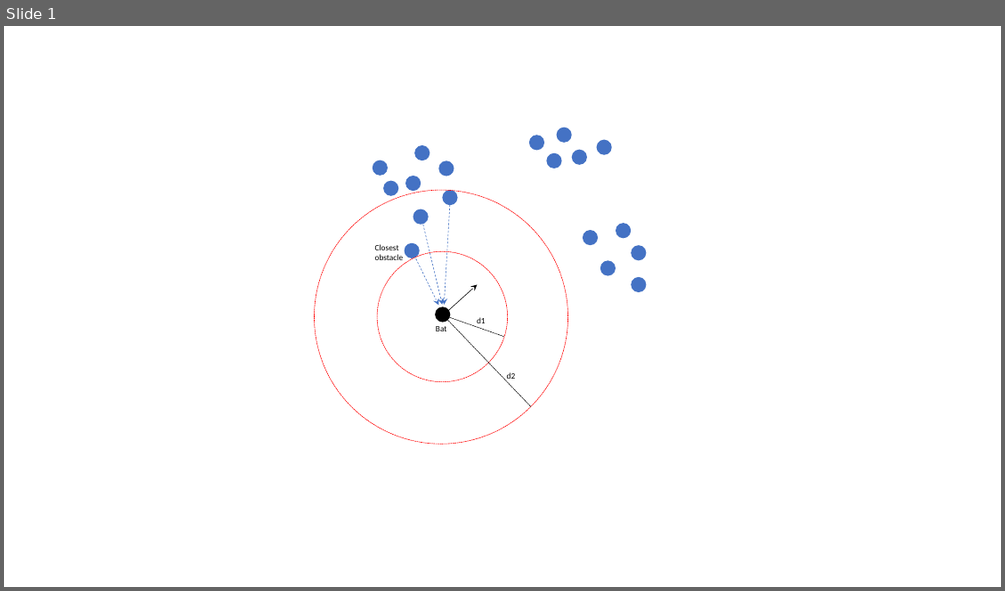
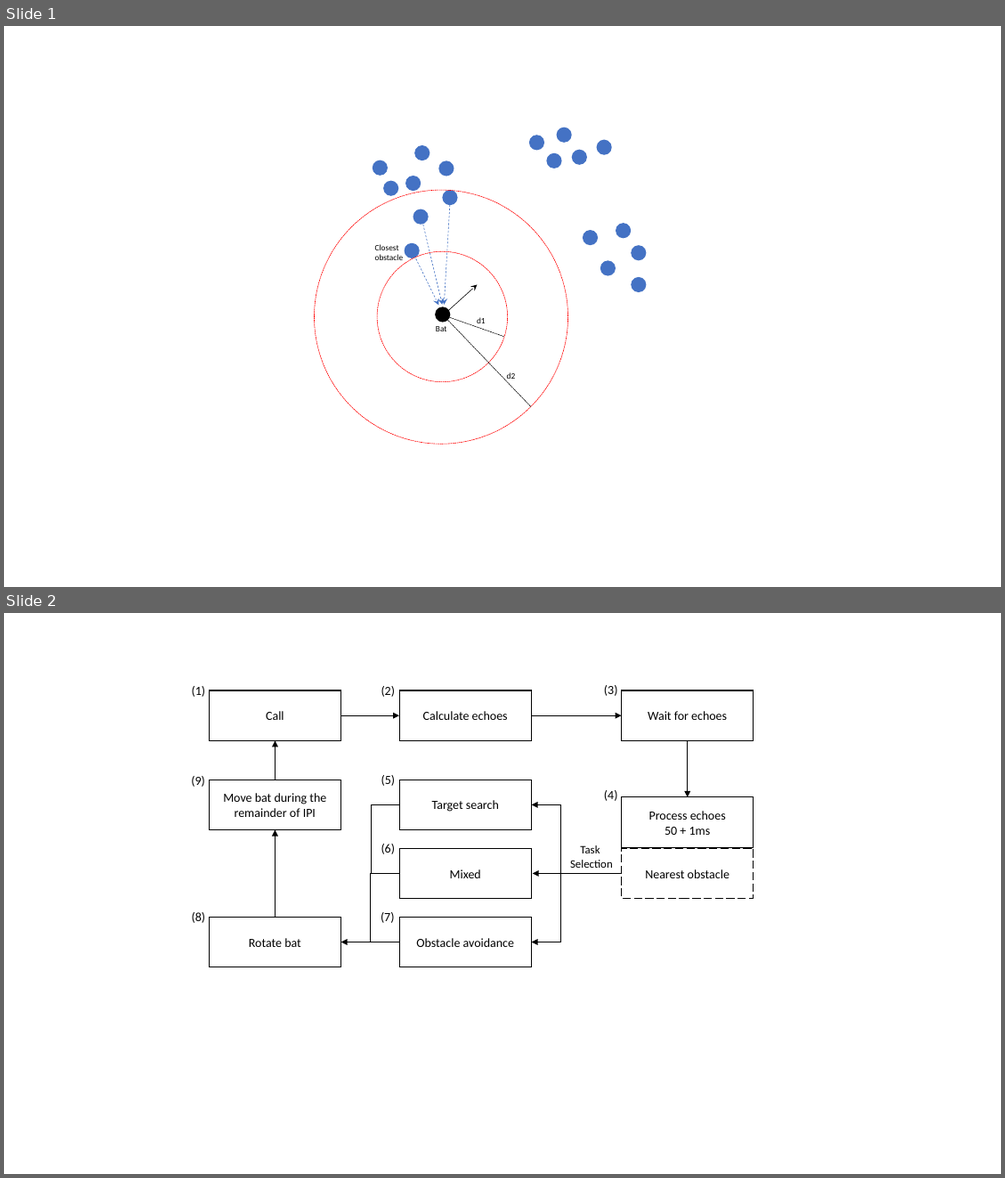
Before and after one commit to ShawnBei/3DSensorimotorObstacleAvoidance, a slide deck: img/Presentation1.pptx. Shown one above the other, each under a label of ours: slide 1 before the commit, slides 1 and 2 after it. The pictures are 1005x591 and 1005x1178 pixels, drawn with LibreOffice and Linux fonts; fonts in the diff are those of the drawing. Boxes give left, top, right and bottom in pixels: in the first picture for what was removed or moved away, otherwise in the second. Text is boxed around its words. In the diff, an @@ line names an element or a change of style, - is before the commit and + after.

```diff
--- a/img/Presentation1.pptx
+++ b/img/Presentation1.pptx
@@ slide 2 added at <box>4,613,1001,1174</box>, background #FFFFFF @@
@@ text added at <box>192,686,206,697</box>, 12 pt, text #000000 @@
+(1)
@@ rectangle added at <box>209,690,341,741</box>, fill #FFFFFF, outline #000000 1 pt, 12 pt, text #000000 @@
+Call
@@ text added at <box>381,686,396,697</box>, 12 pt, text #000000 @@
+(2)
@@ rectangle added at <box>399,690,532,741</box>, fill #FFFFFF, outline #000000 1 pt, 12 pt, text #000000 @@
+Calculate echoes
@@ text added at <box>604,685,618,696</box>, 12 pt, text #000000 @@
+(3)
@@ rectangle added at <box>622,690,754,741</box>, fill #FFFFFF, outline #000000 1 pt, 12 pt, text #000000 @@
+Wait for echoes
@@ arrow added from (341, 715) to (399, 715), #000000 0.5 pt @@
@@ arrow added from (531, 715) to (622, 715), #000000 0.5 pt @@
@@ arrow added from (275, 779) to (275, 741), #000000 0.5 pt @@
@@ arrow added from (688, 741) to (688, 797), #000000 0.5 pt @@
@@ text added at <box>191,776,205,787</box>, 12 pt, text #000000 @@
+(9)
@@ rectangle added at <box>209,779,341,830</box>, fill #FFFFFF, outline #000000 1 pt, 12 pt, text #000000 @@
+Move bat during the remainder of IPI
@@ text added at <box>381,775,396,786</box>, 12 pt, text #000000 @@
+(5)
@@ rectangle added at <box>399,779,532,830</box>, fill #FFFFFF, outline #000000 1 pt, 12 pt, text #000000 @@
+Target search
@@ text added at <box>604,790,618,801</box>, 12 pt, text #000000 @@
+(4)
@@ rectangle added at <box>622,797,754,847</box>, fill #FFFFFF, outline #000000 1 pt, 12 pt, text #000000 @@
+Process echoes
+50 + 1ms
@@ elbow line added from (400, 804) to (399, 873), #000000 0.5 pt @@
@@ elbow arrow added from (622, 873) to (531, 804), #000000 0.5 pt @@
@@ arrow added from (275, 916) to (275, 830), #000000 0.5 pt @@
@@ text added at <box>381,844,396,854</box>, 12 pt, text #000000 @@
+(6)
@@ rectangle added at <box>399,849,532,899</box>, fill #FFFFFF, outline #000000 1 pt, 12 pt, text #000000 @@
+Mixed
@@ text added at <box>570,845,613,868</box>, 11 pt, text #000000 @@
+Task
+Selection
@@ rectangle added at <box>622,849,754,899</box>, fill #FFFFFF, outline #000000 1 pt dashed, 12 pt, text #000000 @@
+Nearest obstacle
@@ elbow arrow added from (371, 873) to (341, 942), #000000 0.5 pt @@
@@ elbow double arrow added from (531, 942) to (533, 873), #000000 0.5 pt @@
@@ text added at <box>192,912,206,923</box>, 12 pt, text #000000 @@
+(8)
@@ rectangle added at <box>209,916,341,966</box>, fill #FFFFFF, outline #000000 1 pt, 12 pt, text #000000 @@
+Rotate bat
@@ text added at <box>380,912,395,923</box>, 12 pt, text #000000 @@
+(7)
@@ rectangle added at <box>399,916,532,966</box>, fill #FFFFFF, outline #000000 1 pt, 12 pt, text #000000 @@
+Obstacle avoidance
@@ line added from (371, 942) to (399, 942), #000000 0.5 pt @@
```
Also in this commit, not shown: 4 other slides added, 18 other files.
